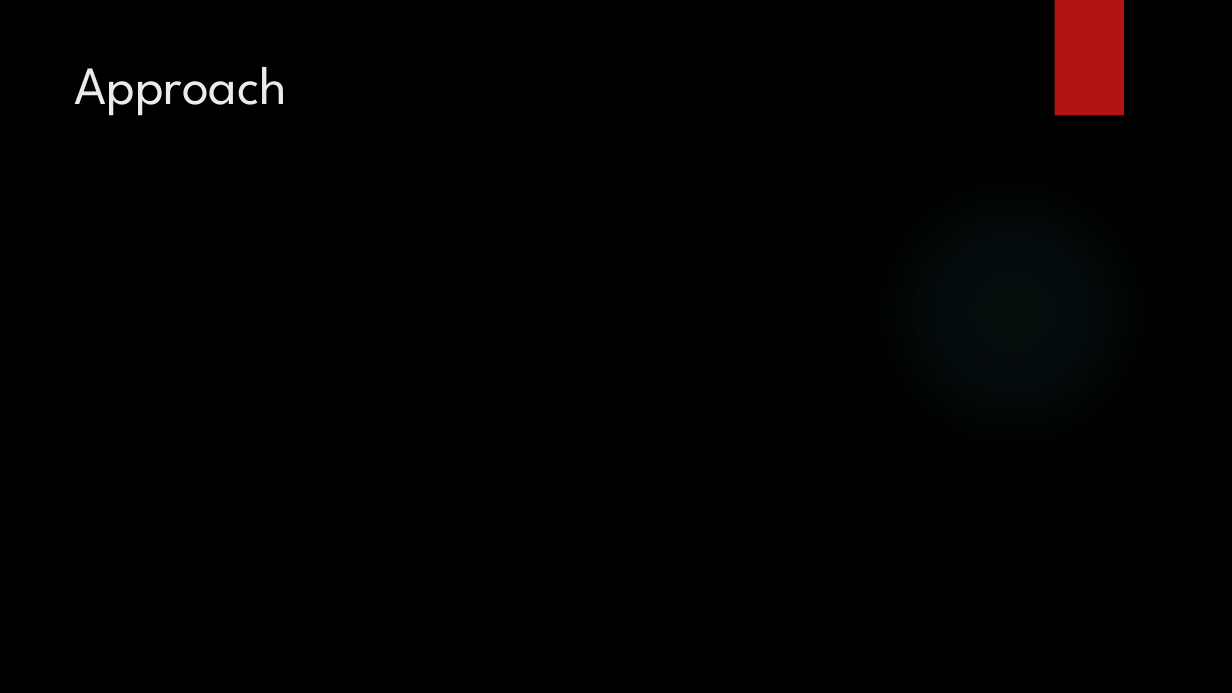
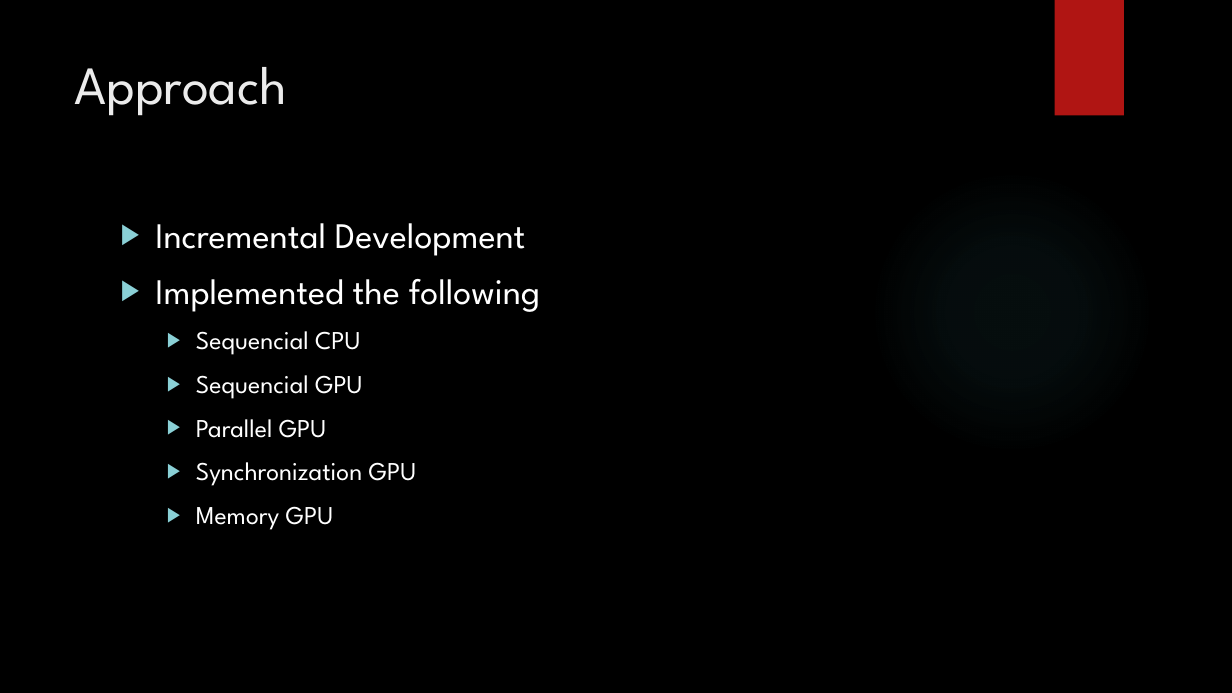
Before and after one commit to pedrocarrega/projectPCM, a slide deck: slide 3 of presentation.pptx. Drawn at 1232x693 pixels with LibreOffice and Linux fonts; fonts in the diff are those of the drawing; background and template pictures are left out. Boxes give left, top, right and bottom in pixels: in the first picture for what was removed or moved away, otherwise in the second. Text is boxed around its words. In the diff, an @@ line names an element or a change of style, - is before the commit and + after.

```diff
--- a/presentation.pptx
+++ b/presentation.pptx
@@ text added at [155, 223, 540, 530], 20 pt, text #FFFFFF @@
+▶ Incremental Development
+▶ Implemented the following
+  ▶ Sequencial CPU
+  ▶ Sequencial GPU
+  ▶ Parallel GPU
+  ▶ Synchronization GPU
+  ▶ Memory GPU
```
Also in this commit, not shown: 5 other slides changed, 1 other file.
